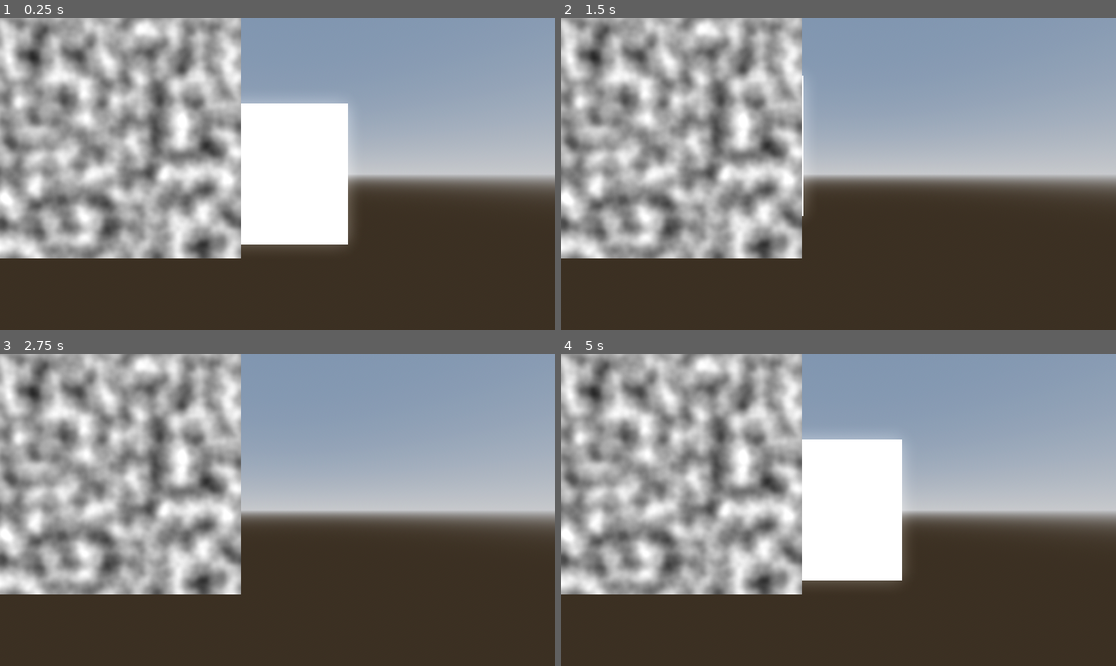
Above: before the commit, frames 1-4 (two rows, left to right).
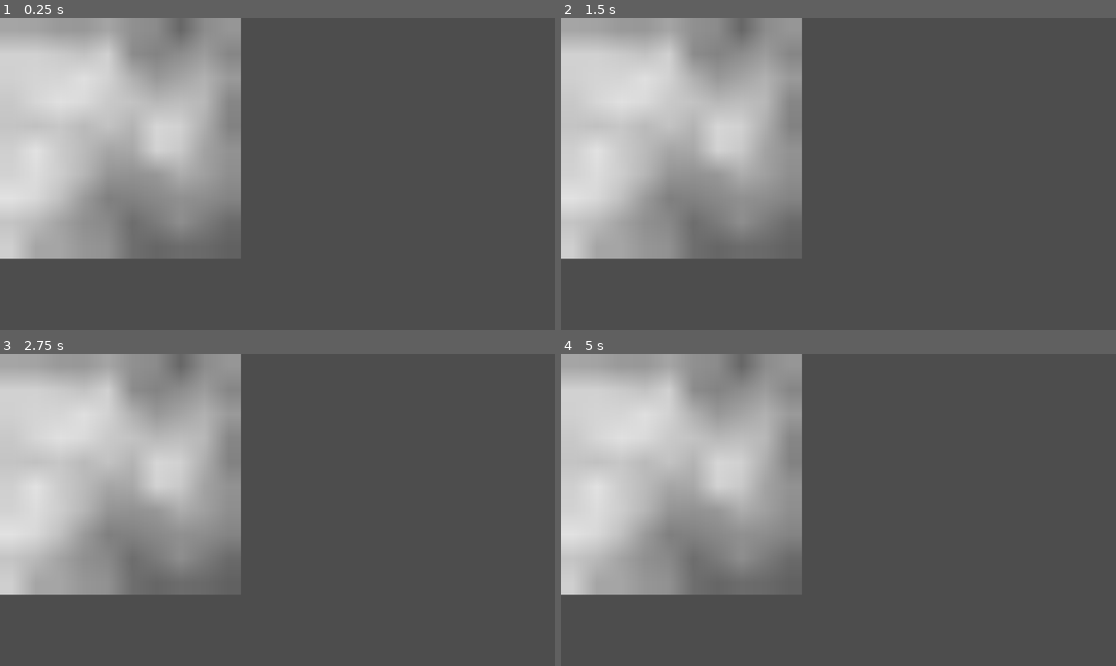
Above: after the commit, the same moments.

Repository: Maiqtheterrorist/godot-landmass-generator
Game: Godot game, scene res://noise_preview.tscn
Same seed, same stepped clock (60 frames per second), same inputs: the game is played once before the commit and once after it. Before the commit the project starts from res://LandmassGeneration/scenes/world.tscn.
Inputs:
- Up to frame 1 (0.25 s): no input
- Up to frame 2 (1.5 s): tap Enter at 0.5 s; hold Right (ui_right) 0.53-1.28 s; hold Down (ui_down) from 1.28 s (still down)
- Up to frame 3 (2.75 s): tap Space at 2 s; release Down (ui_down) at 2.03 s; hold Right (ui_right) from 2.03 s (still down)
- Up to frame 4 (5 s): tap Enter at 2.75, 4.25 s; release Right (ui_right) at 2.78 s; hold Up (ui_up) 2.78-3.53 s; tap Space at 3.5 s; hold Left (ui_left) from 3.53 s (still down)

The runs differ from the first frame. In frame 1, 87% of the frame differs, in the area x 0-100%, y 0-100%; in frame 2, 87%; in frame 3, 87%; in frame 4, 87%.

Commit message:
Add files via upload

Diff:
--- a/LandmassGeneration/scenes/world.tscn
+++ b/LandmassGeneration/scenes/world.tscn
@@ -1,33 +1,7 @@
-[gd_scene load_steps=11 format=3 uid="uid://di6sfdi74xdvh"]
+[gd_scene load_steps=3 format=3 uid="uid://di6sfdi74xdvh"]
 
 [ext_resource type="Script" path="res://LandmassGeneration/scripts/generationScripts/landmasGenerationScript.gd" id="1_4k62n"]
-[ext_resource type="Script" path="res://LandmassGeneration/scripts/utilityScripts/cameraMovement.gd" id="1_pajay"]
-[ext_resource type="Script" path="res://LandmassGeneration/scripts/utilityScripts/landmass2DNoisePreviewSetup.gd" id="2_k0wxw"]
-
-[sub_resource type="ProceduralSkyMaterial" id="ProceduralSkyMaterial_p1iky"]
-sky_horizon_color = Color(0.64625, 0.65575, 0.67075, 1)
-ground_horizon_color = Color(0.64625, 0.65575, 0.67075, 1)
-
-[sub_resource type="Sky" id="Sky_xg7dh"]
-sky_material = SubResource("ProceduralSkyMaterial_p1iky")
-
-[sub_resource type="Environment" id="Environment_dm21a"]
-background_mode = 2
-sky = SubResource("Sky_xg7dh")
-tonemap_mode = 2
-glow_enabled = true
-
-[sub_resource type="StandardMaterial3D" id="StandardMaterial3D_trchi"]
-
-[sub_resource type="QuadMesh" id="QuadMesh_df3rt"]
-material = SubResource("StandardMaterial3D_trchi")
-subdivide_width = 10
-subdivide_depth = 10
-
-[sub_resource type="FastNoiseLite" id="FastNoiseLite_nqd7t"]
-
-[sub_resource type="NoiseTexture2D" id="NoiseTexture2D_qyb5d"]
-noise = SubResource("FastNoiseLite_nqd7t")
+[ext_resource type="PackedScene" uid="uid://dl7m6a1lw6s40" path="res://noise_preview.tscn" id="2_hbny0"]
 
 [node name="world" type="Node3D"]
 
@@ -36,41 +10,8 @@
 
 [node name="utility" type="Node" parent="."]
 
-[node name="WorldEnvironment" type="WorldEnvironment" parent="utility"]
-environment = SubResource("Environment_dm21a")
-
-[node name="DirectionalLight3D" type="DirectionalLight3D" parent="utility"]
-shadow_enabled = true
-
-[node name="Camera3D" type="Camera3D" parent="utility"]
-transform = Transform3D(1, 0, 0, 0, 1, 0, 0, 0, 1, 0, 0, 1.44474)
-script = ExtResource("1_pajay")
-
 [node name="meshes" type="Node" parent="."]
 
-[node name="noisePreview" type="MeshInstance3D" parent="meshes"]
-unique_name_in_owner = true
-mesh = SubResource("QuadMesh_df3rt")
-script = ExtResource("2_k0wxw")
-
-[node name="TextureRect" type="TextureRect" parent="meshes"]
-offset_right = 40.0
-offset_bottom = 40.0
-texture = SubResource("NoiseTexture2D_qyb5d")
+[node name="noisePreview" parent="meshes" instance=ExtResource("2_hbny0")]
 
 [node name="gui" type="Node" parent="."]
-
-[node name="CanvasLayer" type="CanvasLayer" parent="gui"]
-
-[node name="Control" type="Control" parent="gui/CanvasLayer"]
-layout_mode = 3
-anchors_preset = 0
-offset_right = 1152.0
-offset_bottom = 648.0
-metadata/_edit_use_anchors_ = true
-
-[node name="GridContainer" type="GridContainer" parent="gui/CanvasLayer/Control"]
-layout_mode = 0
-offset_right = 40.0
-offset_bottom = 40.0
-metadata/_edit_use_anchors_ = true
--- a/LandmassGeneration/scripts/generationScripts/landmasGenerationScript.gd
+++ b/LandmassGeneration/scripts/generationScripts/landmasGenerationScript.gd
@@ -31,8 +31,8 @@
 
 		for y in height:
 			for x in width:
-				var sampleY = y/scale * usableFrequency
-				var sampleX = x/scale * usableFrequency
+				var sampleY = (y/scale) * usableFrequency
+				var sampleX = (x/scale) * usableFrequency
 
 				var combinedImagePixel = combinedImages.get_pixel(x, y)
 				var fnlPixel = Color.from_hsv(0.0,0.0,(fastNoiseLite.get_noise_2d(sampleX,sampleY)+1)/2)*usableAmplitude
--- a/LandmassGeneration/scripts/utilityScripts/landmass2DNoisePreviewSetup.gd
+++ b/LandmassGeneration/scripts/utilityScripts/landmass2DNoisePreviewSetup.gd
@@ -1,11 +1,12 @@
-extends Node
-@onready var noise_preview: MeshInstance3D = %noisePreview
-@onready var texture_rect: TextureRect = $"../TextureRect"
+extends TextureRect
+
+@onready var noise_preview: TextureRect = $"."
+
 
 var generationData : Dictionary = {
-	 "width" : 500,
-	"height" : 500,
-	"scale" : 0.5,
+	 "width" : 10,
+	"height" : 10,
+	"scale" : 0.1,
 	"octaves" : 3,
 	"persistance" : 0.5,
 	"lacunarity" : 2.0,
@@ -13,7 +14,6 @@
 var finalValues : Dictionary = {
 
 }
-var texture : ImageTexture
 
 func _ready() -> void:
 	_setup_noise_preview_node()
@@ -23,5 +23,6 @@
 
 
 func _create_noise_texture_and_assign() -> void:
-	#noise_preview.texture = landmassGenerator._generate_noise_map(generationData.get("width"), generationData.get("height"), generationData.get("scale"), generationData.get("octaves"), generationData.get("persistance"), generationData.get("lacunarity"))
-	texture_rect.texture = landmassGenerator._generate_noise_map(generationData.get("width"), generationData.get("height"), generationData.get("scale"), generationData.get("octaves"), generationData.get("persistance"), generationData.get("lacunarity"))
+	noise_preview.size = Vector2(generationData.get("width"), generationData.get("height"))
+	noise_preview.scale = scale*50
+	noise_preview.texture = landmassGenerator._generate_noise_map(generationData.get("width"), generationData.get("height"), generationData.get("scale"), generationData.get("octaves"), generationData.get("persistance"), generationData.get("lacunarity"))
--- /dev/null
+++ b/noise_preview.tscn
@@ -0,0 +1,12 @@
+[gd_scene load_steps=2 format=3 uid="uid://dl7m6a1lw6s40"]
+
+[ext_resource type="Script" path="res://LandmassGeneration/scripts/utilityScripts/landmass2DNoisePreviewSetup.gd" id="1_wnlol"]
+
+[node name="Node2D" type="Node2D"]
+
+[node name="noisePreview" type="TextureRect" parent="."]
+offset_right = 212.0
+offset_bottom = 164.0
+expand_mode = 1
+stretch_mode = 4
+script = ExtResource("1_wnlol")
--- a/project.godot
+++ b/project.godot
@@ -11,7 +11,7 @@
 [application]
 
 config/name="LandmassGenerator"
-run/main_scene="res://LandmassGeneration/scenes/world.tscn"
+run/main_scene="res://noise_preview.tscn"
 config/features=PackedStringArray("4.2", "Forward Plus")
 config/icon="res://icon.svg"
 
